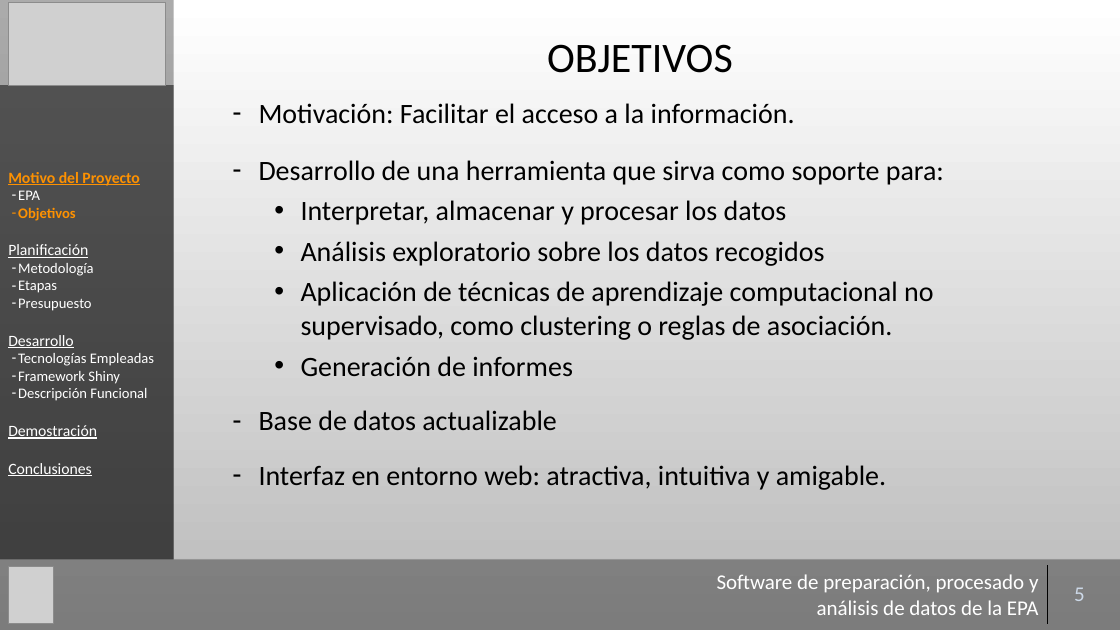
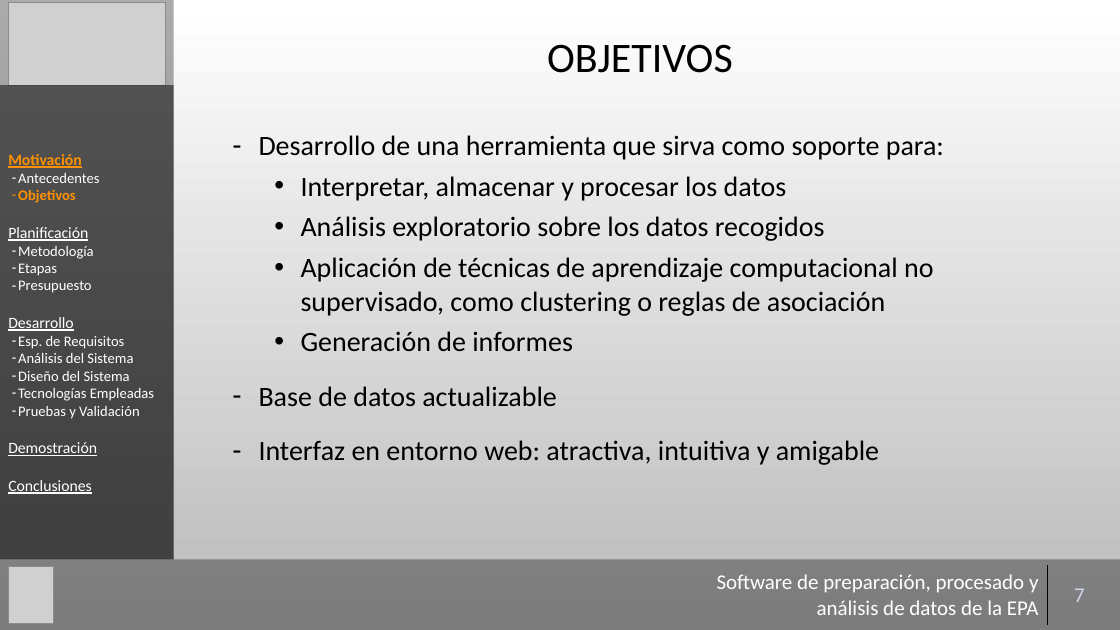
Before and after one commit to Gaulent/epa_explorer, a slide deck: slide 7 of mem/presentacion.pptx (slide 5 before the commit). Drawn at 1120x630 pixels with LibreOffice and Linux fonts; fonts in the diff are those of the drawing; grey boxes stand for pictures; background and template pictures are left out. Boxes give left, top, right and bottom in pixels: in the first picture for what was removed or moved away, otherwise in the second. Text is boxed around its words. In the diff, an @@ line names an element or a change of style, - is before the commit and + after.

```diff
--- a/mem/presentacion.pptx
+++ b/mem/presentacion.pptx
@@ text removed at bbox=[259, 103, 795, 124] @@
-– Motivación: Facilitar el acceso a la información.
@@ text "Desarrollo de una herramienta que ...": place and size @@
-text "Desarrollo de una herramienta que ..." at bbox=[259, 160, 944, 490]
+text "Desarrollo de una herramienta que ..." at bbox=[259, 135, 944, 465]
@@ text in rectangle at bbox=[8, 154, 99, 183]: text changed; size 13.5 to 12.5 pt; text colour #FD9101 to #FFFFFF; bold off @@
-Motivo del Proyecto
-– EPA
+Motivación
+– Antecedentes
@@ text at bbox=[301, 257, 933, 316]: text changed @@
-  • Aplicación de técnicas de aprendizaje computacional no supervisado, como clustering o reglas de asociación.
+  • Aplicación de técnicas de aprendizaje computacional no supervisado, como clustering o reglas de asociación
@@ text in rectangle at bbox=[18, 336, 133, 381]: paragraphs added @@
+– Esp. de Requisitos
+– Análisis del Sistema
+– Diseño del Sistema
@@ text in rectangle at bbox=[18, 406, 140, 419]: text changed @@
-– Framework Shiny
-– Descripción Funcional
+– Pruebas y Validación
@@ text at bbox=[259, 440, 879, 465]: text changed @@
-– Interfaz en entorno web: atractiva, intuitiva y amigable.
+– Interfaz en entorno web: atractiva, intuitiva y amigable
@@ table at bbox=[705, 565, 1112, 624] @@
-row 1, column 2: 5
+row 1, column 2: 7
```
Also in this commit, not shown: 29 other slides changed, 13 slides added, 3 other files.
